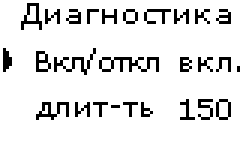
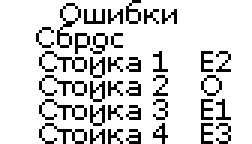
Layers edited between the first and the second 252x144 image:
added group "Группа слоёв #1" with 11 layers above "Диагностика" over [3, 0, 240, 144]
added layer "О" in group "Группа слоёв #1" over [201, 75, 222, 96]
added layer "Е3" in group "Группа слоёв #1" over [201, 123, 231, 144]
added layer "Е1" in group "Группа слоёв #1" over [201, 99, 231, 120]
added layer "Е2" in group "Группа слоёв #1" over [201, 51, 231, 72]
added layer "Стойка 4" in group "Группа слоёв #1" over [39, 120, 168, 144]
added layer "Стойка 3" in group "Группа слоёв #1" over [39, 96, 168, 120]
added layer "Стойка 2" in group "Группа слоёв #1" over [39, 72, 168, 96]
added layer "Стойка 1" in group "Группа слоёв #1" over [39, 48, 168, 72]
added layer "Сброс" in group "Группа слоёв #1" over [36, 24, 123, 54]
added layer "Ошибки" (1st of 2, in "Группа слоёв #1") in group "Группа слоёв #1" over [60, 0, 174, 24]
added layer "фон #3" in group "Группа слоёв #1" over [3, 0, 240, 144]
hid group "Диагностика" (7 layers) over [3, 0, 240, 144]
